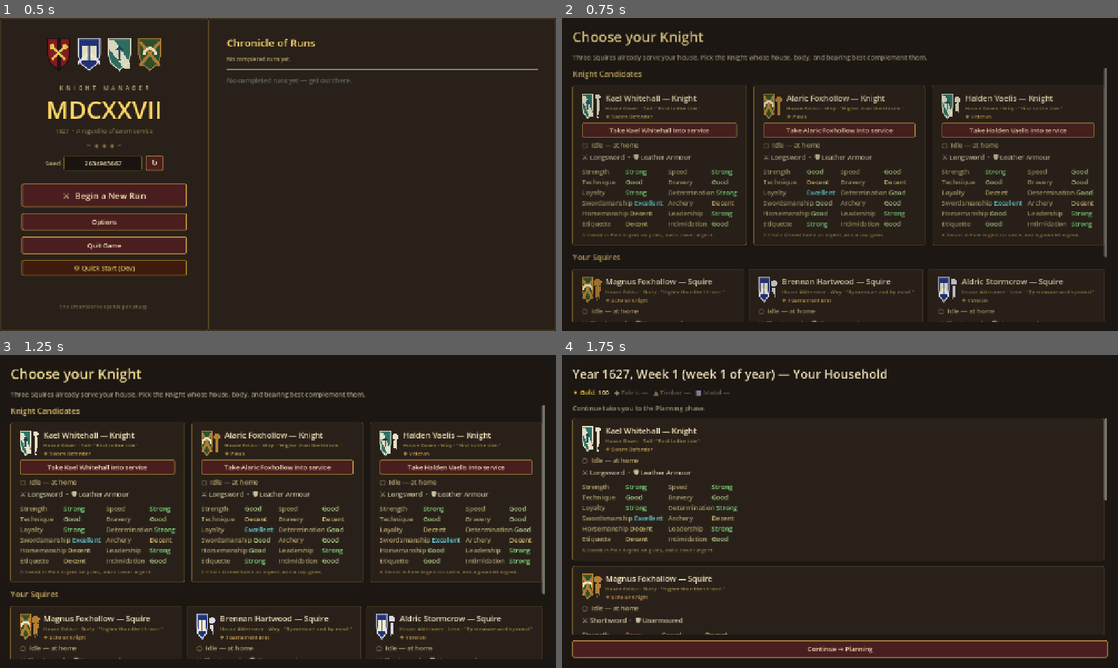
Above: before the commit, frames 1-4 (two rows, left to right).
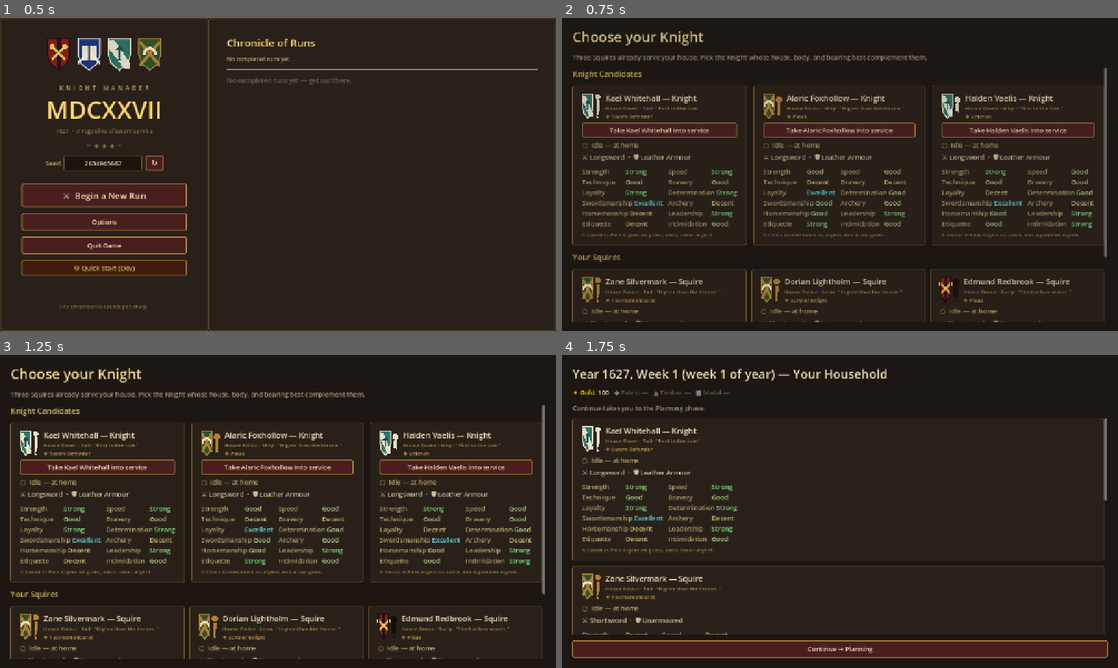
Above: after the commit, the same moments.

Repository: Jackz0Knight/KM27
Game: Godot game, scene res://scenes/Main.tscn
The game is run twice, just before and just after one commit, with the same random seed, the same clock (stepped at 60 frames per second) and the same inputs.
Inputs:
- Up to frame 1 (0.5 s): no input
- Up to frame 2 (0.75 s): click "⚔ Begin a New Run" at 0.5 s
- Up to frame 3 (1.25 s): no input
- Up to frame 4 (1.75 s): click "Take Kael Whitehall into serv…" at 1.25 s

Frame 1 is identical in both runs. In frame 2, 1.9% of the frame differs, in the area x 5-96%, y 80-98%; in frame 3, 2.0%; in frame 4, 0.4%.

Commit message:
feat(dev): headless smoke runner + cloud Godot bootstrap; fix cross-run seed desync
Phase 8c smoke runner, pulled ahead of the stats/sim overhaul as its
regression net.

- tools/get_godot.sh: download + cache the official 4.6.1 Linux binary,
  rebuild the class cache on fresh clones, optional --check boot check.
  Committed SessionStart hook (.claude/settings.json, with .gitignore
  carve-out) runs it so cloud sessions can run the game headless.
- tools/smoke.sh + scripts/dev/smoke_runner.gd (via scenes/dev/
  smoke_run.tscn): auto-play N seeded runs x M weeks with a naive policy,
  failing on engine errors, invariant breaches, and determinism
  mismatches. Never saves. 10 seeds x 60 weeks runs in ~1 s.
- fix: RosterGenerator._taken_names (static) was cleared only in
  roll_starting_squires(), but main.gd rolls knight candidates first --
  same-seed reruns within one app session drew extra names against the
  previous run's list and desynced the seeded RNG stream. Now reset from
  GameState.start_run() via RosterGenerator.reset_names(). Found by the
  runner's determinism replay on its first battery.
- docs: CLAUDE.md validation section rewritten (cloud workflow, smoke
  usage, --script-mode gotcha, new static-state pitfall); ROADMAP 8c
  box ticked + Progress Log entry.

https://claude.ai/code/session_01AE4xHoa4i5iM5K8mxnEXcY

Diff:
--- /dev/null
+++ b/scenes/dev/smoke_run.tscn
@@ -0,0 +1,6 @@
+[gd_scene load_steps=2 format=3]
+
+[ext_resource type="Script" path="res://scripts/dev/smoke_runner.gd" id="1_smoke"]
+
+[node name="SmokeRun" type="Node"]
+script = ExtResource("1_smoke")
--- a/scripts/autoload/game_state.gd
+++ b/scripts/autoload/game_state.gd
@@ -231,6 +231,10 @@
 	roster.clear()
 	knight_candidates.clear()
 	starting_squires.clear()
+	# Per-run name-uniqueness pool — must reset before any roster rolls, or
+	# rerolling the same seed in one session draws extra names against the
+	# previous run's list and desyncs the RNG stream (smoke-runner find).
+	RosterGenerator.reset_names()
 	current_event = -1
 	current_battle_event = ""
 	expeditions.clear()
--- /dev/null
+++ b/scripts/dev/smoke_runner.gd
@@ -0,0 +1,369 @@
+extends Node
+
+# Headless smoke runner — plays KM27 badly but completely, with no window and
+# no human, to catch script errors before a person ever rolls the broken week.
+#
+# Runs as a scene (scenes/dev/smoke_run.tscn) so the game boots normally with
+# all autoloads — a bare --script SceneTree can't compile the project's
+# classes, which reference autoload globals. Via the wrapper (preferred — it
+# also greps for engine error lines):
+#   tools/smoke.sh --seeds=10 --weeks=60
+# or directly:
+#   godot --headless --path . res://scenes/dev/smoke_run.tscn -- --seeds=3
+#
+# What it does per seed: GameState.start_run → roster from the first knight
+# candidate → loop weeks driving the SAME calls the screens make (fill
+# pending_tasks, commit, Tick.apply, Resolution.run, caravan pick, history,
+# wrap_week, roll_current_event) with a naive policy:
+#   • train the lowest stat; everyone Defends on Home Battle weeks
+#   • Away weeks: pillage with all at-home units (assault the weakest known
+#     castle every 8th week)
+#   • Champion's Duel: best Str+Bra+Swd unit fights, targets its lowest stat
+#   • Tournaments: everyone at home enters
+#   • formation slots filled in roster order on formation weeks
+#   • an Explore/Gather expedition launches every few quiet weeks
+#
+# It does NOT judge balance — it only fails: on runtime errors (Resolution
+# returning non-Dictionary), on invariant breaches (week didn't advance,
+# roster != 4, negative gold, orphaned expedition task), and on a determinism
+# mismatch (the first seed is replayed and must produce an identical trace).
+# Win/loss/survival are all PASSING outcomes.
+#
+# Deliberately NEVER calls SaveManager.save_game() — a headless pass must not
+# clobber a real save on a machine that has one.
+
+const DEFAULT_SEEDS: int = 10
+const DEFAULT_WEEKS: int = 60
+const DEFAULT_START_SEED: int = 1627
+const SLOT_ORDER: Array[String] = ["blue", "green", "yellow", "red"]
+
+var verbose: bool = false
+
+
+func _ready() -> void:
+	var seeds: int = DEFAULT_SEEDS
+	var weeks: int = DEFAULT_WEEKS
+	var start_seed: int = DEFAULT_START_SEED
+	for arg in OS.get_cmdline_user_args():
+		if arg.begins_with("--seeds="):
+			seeds = maxi(1, int(arg.get_slice("=", 1)))
+		elif arg.begins_with("--weeks="):
+			weeks = maxi(1, int(arg.get_slice("=", 1)))
+		elif arg.begins_with("--start-seed="):
+			start_seed = int(arg.get_slice("=", 1))
+		elif arg == "--verbose":
+			verbose = true
+
+	print("[smoke] %d seed(s) from %d, %d week(s) each" % [seeds, start_seed, weeks])
+	var failures: int = 0
+	var first_trace: String = ""
+
+	for i in range(seeds):
+		var seed_value: int = start_seed + i
+		var r: Dictionary = _play_run(seed_value, weeks)
+		if i == 0:
+			first_trace = r["trace"]
+		print("[smoke] seed %-6d  %s" % [seed_value, _summary_line(r)])
+		if not r["ok"]:
+			failures += 1
+			print("[smoke]   FAIL: %s" % r["fail"])
+
+	# Determinism: the first seed replayed must yield an identical week trace.
+	var replay: Dictionary = _play_run(start_seed, weeks)
+	if replay["trace"] != first_trace:
+		failures += 1
+		print("[smoke] FAIL: determinism — seed %d produced a different trace on replay." % start_seed)
+		_print_trace_diff(first_trace, replay["trace"])
+	else:
+		print("[smoke] determinism OK (seed %d replayed identically)" % start_seed)
+
+	if failures > 0:
+		print("[smoke] RESULT: FAIL (%d failure(s))" % failures)
+		get_tree().quit(1)
+	else:
+		print("[smoke] RESULT: PASS")
+		get_tree().quit(0)
+
+
+# ---------- one full run ----------
+
+func _play_run(seed_value: int, max_weeks: int) -> Dictionary:
+	var out: Dictionary = {
+		"ok": true, "fail": "", "outcome": "survived", "weeks": 0,
+		"wins": 0, "losses": 0, "trace": "",
+	}
+	var trace: PackedStringArray = PackedStringArray()
+
+	# Mirror main.gd _on_start's new-run sequence (minus the screen changes).
+	GameState.start_run(seed_value)
+	GameState.knight_candidates = RosterGenerator.roll_knight_candidates()
+	GameState.starting_squires = RosterGenerator.roll_starting_squires()
+	if GameState.knight_candidates.is_empty():
+		return _fail(out, "no knight candidates rolled")
+	GameState.roster = RosterGenerator.build_starting_roster(
+		GameState.knight_candidates[0], GameState.starting_squires)
+	GameState.roll_current_event()
+
+	for _i in range(max_weeks):
+		var week_before: int = GameState.week
+		out["weeks"] = week_before
+
+		_plan_week()
+
+		# Commit tasks exactly as planning.gd does (sans SaveManager).
+		for u in GameState.roster:
+			if u.is_on_expedition():
+				continue
+			u.current_task = GameState.pending_tasks.get(u.id, Unit.TASK_DEFEND)
+
+		GameState.phase_machine.transition(PhaseMachine.Phase.TICK)
+		var tick_results = Tick.apply(GameState)
+		if not tick_results is Dictionary:
+			return _fail(out, "Tick.apply returned non-Dictionary at week %d" % week_before)
+
+		GameState.phase_machine.transition(PhaseMachine.Phase.PRE_BATTLE)
+		GameState.phase_machine.transition(PhaseMachine.Phase.RESOLUTION)
+		var result = Resolution.run(GameState)
+		if not result is Dictionary or result.is_empty():
+			return _fail(out, "Resolution.run returned non-Dictionary at week %d (event %s)" % [
+				week_before, EventKind.label(GameState.current_event)])
+
+		if result.get("fought", false):
+			if result.get("won", false):
+				out["wins"] = int(out["wins"]) + 1
+			else:
+				out["losses"] = int(out["losses"]) + 1
+
+		# Merchant Caravan blocks Next Week until an offer is taken — take the first.
+		if not GameState.merchant_offers.is_empty() and GameState.merchant_pick < 0:
+			Crafting.accept_caravan_offer(GameState, 0)
+
+		trace.append("w%d e%d g%d r%d s%d" % [
+			week_before, GameState.current_event, GameState.gold,
+			GameState.reputation, _roster_stat_sum()])
+
+		if result.get("is_game_over", false):
+			out["outcome"] = "loss"
+			break
+		if result.get("is_run_win", false):
+			out["outcome"] = "win"
+			break
+
+		GameState.append_history_entry()
+		GameState.wrap_week()
+		GameState.phase_machine.transition(PhaseMachine.Phase.PLANNING)
+		GameState.roll_current_event()
+
+		var breach: String = _check_invariants(week_before)
+		if breach != "":
+			out["trace"] = "\n".join(trace)
+			return _fail(out, breach)
+
+	out["trace"] = "\n".join(trace)
+	return out
+
+
+# ---------- weekly policy ----------
+
+func _plan_week() -> void:
+	# Expedition first — it shrinks the at-home pool everything else draws from.
+	_maybe_launch_expedition()
+
+	var at_home: Array[Unit] = GameState.at_home_units()
+	GameState.pending_tasks.clear()
+
+	match GameState.current_event:
+		EventKind.AWAY_BATTLE:
+			GameState.pending_away_party.clear()
+			for u in at_home:
+				GameState.pending_away_party.append(u.id)
+			var castle: Castle = _weakest_known_castle()
+			if castle != null and GameState.week % 8 == 0:
+				GameState.pending_away_mode = "assault"
+				GameState.pending_assault_castle = castle
+			else:
+				GameState.pending_away_mode = "pillage"
+			for u in at_home:
+				GameState.pending_tasks[u.id] = _training_task(u)
+		EventKind.HOME_BATTLE:
+			for u in at_home:
+				GameState.pending_tasks[u.id] = Unit.TASK_DEFEND
+		EventKind.BATTLE_EVENT:
+			if GameState.current_battle_event == "champion_duel":
+				var champ: Unit = _best_duelist(at_home)
+				if champ != null:
+					GameState.champion_unit_id = champ.id
+					GameState.champion_target_stat = _lowest_stat(champ)
+			# Mixed tasks so home-template events exercise both the Defend
+			# and the 0.75× non-Defend multipliers.
+			for i in range(at_home.size()):
+				var u: Unit = at_home[i]
+				GameState.pending_tasks[u.id] = Unit.TASK_DEFEND if i == 0 else _training_task(u)
+		EventKind.TOURNAMENT, EventKind.GRAND_TOURNAMENT:
+			GameState.tournament_participants.clear()
+			for u in at_home:
+				GameState.tournament_participants.append(u.id)
+				GameState.pending_tasks[u.id] = _training_task(u)
+		_:
+			for u in at_home:
+				GameState.pending_tasks[u.id] = _training_task(u)
+
+	if GameState.current_event_uses_formation():
+		var fighters: Array[Unit] = GameState.combat_participants()
+		for i in range(mini(SLOT_ORDER.size(), fighters.size())):
+			GameState.formation[SLOT_ORDER[i]] = fighters[i].id
+
+
+func _maybe_launch_expedition() -> void:
+	# Quiet-week heuristic: keep one expedition in flight every few weeks so
+	# the Tick return path (regional gather, explore reveal) stays exercised,
+	# while leaving enough bodies home that a surprise Home Battle isn't empty.
+	if GameState.current_event in [EventKind.AWAY_BATTLE, EventKind.HOME_BATTLE]:
+		return
+	if not GameState.expeditions.is_empty() or GameState.week % 3 != 1:
+		return
+	var at_home: Array[Unit] = GameState.at_home_units()
+	if at_home.size() < 4:
+		return
+	# Send the weakest squire — never the knight (index 0 of the roster).
+	var pick: Unit = null
+	for u in at_home:
+		if u.unit_class == Unit.UnitClass.KNIGHT:
+			continue
+		if pick == null or u.stats.sum() < pick.stats.sum():
+			pick = u
+	if pick == null:
+		return
+	var ids: Array[int] = [pick.id]
+
+	var explore_tile: MapTile = _nearest_unknown_frontier_tile()
+	if explore_tile != null:
+		GameState.launch_expedition(Expedition.Kind.EXPLORE, explore_tile.x, explore_tile.y, ids)
+		return
+	var gather_tile: MapTile = _nearest_gatherable_tile()
+	if gather_tile != null:
+		GameState.launch_expedition(Expedition.Kind.GATHER, gather_tile.x, gather_tile.y, ids)
+
+
+# ---------- policy helpers ----------
+
+func _training_task(u: Unit) -> String:
+	return Unit.TASK_TRAIN_PREFIX + _lowest_stat(u)
+
+
+func _lowest_stat(u: Unit) -> String:
+	var best_key: String = Stats.STAT_KEYS[0]
+	var best_val: int = u.stats.get_value(best_key)
+	for k in Stats.STAT_KEYS:
+		var v: int = u.stats.get_value(k)
+		if v < best_val:
+			best_val = v
+			best_key = k
+	return best_key
+
+
+func _best_duelist(units: Array[Unit]) -> Unit:
+	var best: Unit = null
+	var best_score: int = -1
+	for u in units:
+		var score: int = u.stats.strength + u.stats.bravery + u.stats.swordsmanship
+		if score > best_score:
+			best_score = score
+			best = u
+	return best
+
+
+func _weakest_known_castle() -> Castle:
+	var best: Castle = null
+	for c in GameState.world.castles:
+		var tile: MapTile = GameState.world.get_tile(c.x, c.y)
+		if tile == null or tile.knowledge != MapTile.Knowledge.EXPLORED:
+			continue
+		if best == null or c.difficulty < best.difficulty:
+			best = c
+	return best
+
+
+# Passable UNKNOWN tile bordering an EXPLORED one (the fog frontier), nearest
+# to town — same candidates the player sees greyed-in on the map.
+func _nearest_unknown_frontier_tile() -> MapTile:
+	return _nearest_tile(func(t: MapTile) -> bool:
+		return t.knowledge == MapTile.Knowledge.UNKNOWN \
+			and t.is_passable() \
+			and MapTile.is_fogged_in(GameState.world, t.x, t.y))
+
+
+func _nearest_gatherable_tile() -> MapTile:
+	return _nearest_tile(func(t: MapTile) -> bool:
+		return t.knowledge == MapTile.Knowledge.EXPLORED \
+			and t.is_passable() \
+			and t.gather_table_id() != "" \
+			and t.active_expedition == null)
+
+
+func _nearest_tile(predicate: Callable) -> MapTile:
+	var best: MapTile = null
+	var best_dist: int = 999
+	for y in range(World.SIZE):
+		for x in range(World.SIZE):
+			var t: MapTile = GameState.world.get_tile(x, y)
+			if t == null or not predicate.call(t):
+				continue
+			var dist: int = maxi(absi(x - 7), absi(y - 7))   # Chebyshev from town (7,7)
+			if dist < best_dist:
+				best_dist = dist
+				best = t
+	return best
+
+
+# ---------- checks & reporting ----------
+
+func _check_invariants(week_before: int) -> String:
+	if GameState.week != week_before + 1:
+		return "week did not advance (%d → %d)" % [week_before, GameState.week]
+	if GameState.roster.size() != 4:
+		return "roster size %d != 4 at week %d" % [GameState.roster.size(), GameState.week]
+	if GameState.gold < 0:
+		return "negative gold (%d) at week %d" % [GameState.gold, GameState.week]
+	for u in GameState.roster:
+		if u.current_task == Unit.TASK_EXPEDITION:
+			var found: bool = false
+			for e in GameState.expeditions:
+				if e.id == u.expedition_id:
+					found = true
+					break
+			if not found:
+				return "%s stuck on expedition task with no live expedition (week %d)" % [
+					u.unit_name, GameState.week]
+	return ""
+
+
+func _roster_stat_sum() -> int:
+	var total: int = 0
+	for u in GameState.roster:
+		total += u.stats.sum()
+	return total
+
+
+func _fail(out: Dictionary, reason: String) -> Dictionary:
+	out["ok"] = false
+	out["fail"] = reason
+	out["outcome"] = "error"
+	return out
+
+
+func _summary_line(r: Dictionary) -> String:
+	return "%-8s  %2dw  W/L %d/%d" % [
+		str(r["outcome"]), int(r["weeks"]), int(r["wins"]), int(r["losses"])]
+
+
+func _print_trace_diff(a: String, b: String) -> void:
+	var la: PackedStringArray = a.split("\n")
+	var lb: PackedStringArray = b.split("\n")
+	for i in range(mini(la.size(), lb.size())):
+		if la[i] != lb[i]:
+			print("[smoke]   first divergence at line %d:" % i)
+			print("[smoke]     run A: %s" % la[i])
+			print("[smoke]     run B: %s" % lb[i])
+			return
+	print("[smoke]   traces differ in length: %d vs %d lines" % [la.size(), lb.size()])
--- a/scripts/systems/roster_generator.gd
+++ b/scripts/systems/roster_generator.gd
@@ -25,9 +25,18 @@
 
 # The two roll_* calls share `_taken_names` so the entire Knight Chooser
 # screen — 3 squires + 3 candidate knights — never shows two units with the
-# same first name or surname. Cleared at the start of each call to
-# `roll_starting_squires` since that's the first call the chooser makes.
+# same first name or surname. Reset via reset_names() from GameState.start_run
+# so the pool is per-run regardless of which roll_* is called first. (It used
+# to be cleared inside roll_starting_squires, which made the roll order
+# load-bearing: main.gd rolls knights first, so knights avoided the PREVIOUS
+# run's names — extra RNG draws that desynced same-seed reruns within one app
+# session. Found by the smoke runner's determinism replay, 2026-06-10.)
 static var _taken_names: Array[String] = []
+
+
+# Called by GameState.start_run(). Per-run reset of the name-uniqueness pool.
+static func reset_names() -> void:
+	_taken_names.clear()
 
 
 static func roll_knight_candidates() -> Array[Unit]:
@@ -41,7 +50,6 @@
 # the Knight chooser screen can show them before the Knight pick (the player
 # decides which Knight best complements the Squires they're getting).
 static func roll_starting_squires() -> Array[Unit]:
-	_taken_names.clear()
 	var out: Array[Unit] = []
 	for i in range(STARTING_SQUIRE_COUNT):
 		out.append(_roll_squire(2 + i))
Not shown, added: .claude/settings.json
Not shown, added: scripts/autoload/user_prefs.gd.uid
Not shown, added: scripts/dev/smoke_runner.gd.uid
Not shown, changed: .gitignore
Not shown, changed: CLAUDE.md
Not shown, changed: ROADMAP.md
Not shown, added: tools/get_godot.sh
Not shown, added: tools/smoke.sh
